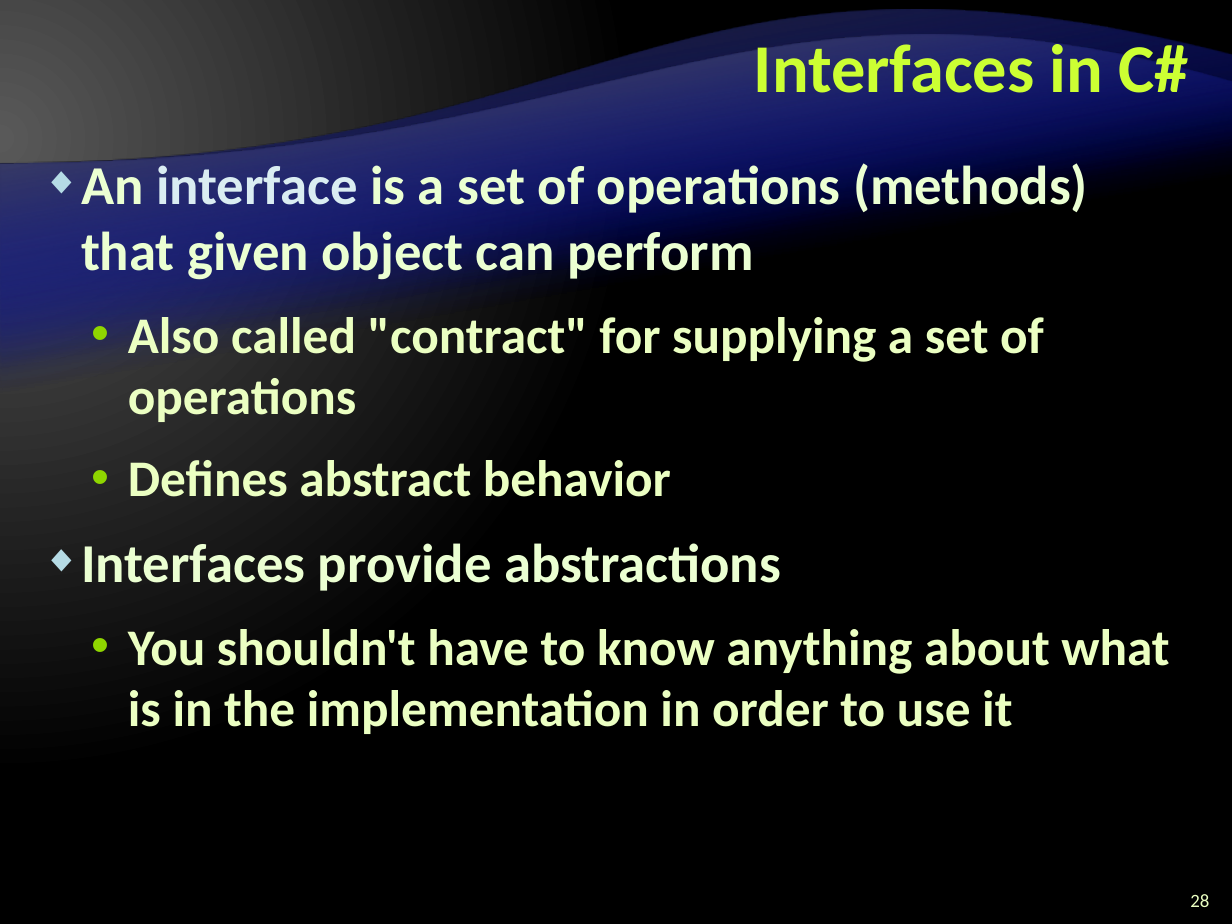
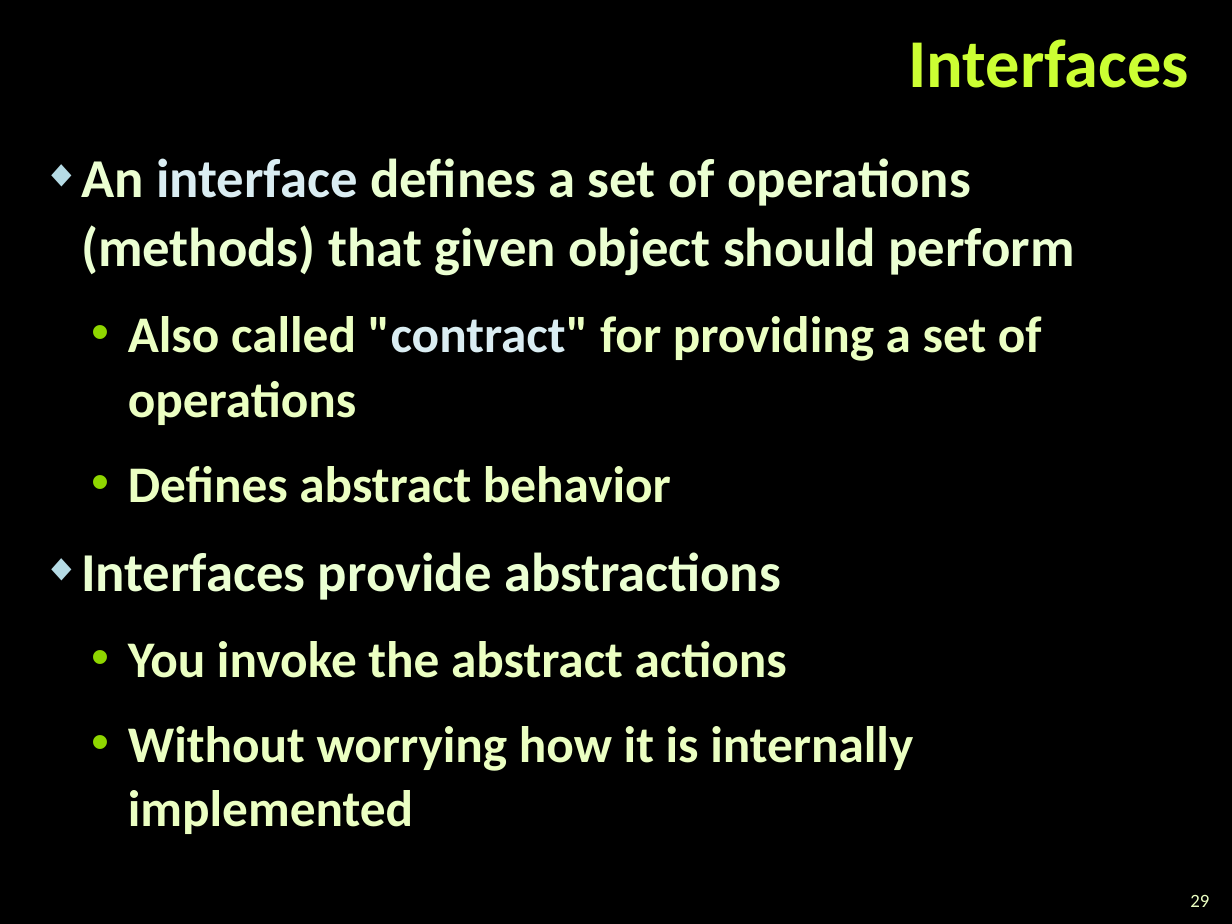
Before and after one commit to zlatkov/Telerik-Academy, a slide deck: slide 29 of C#OOP/Object-Oriented-Programming-Principles-Part-I.pptx (slide 28 before the commit). Drawn at 1232x924 pixels with LibreOffice and Linux fonts; fonts in the diff are those of the drawing; background and template pictures are left out. Boxes give left, top, right and bottom in pixels: in the first picture for what was removed or moved away, otherwise in the second. Text is boxed around its words. In the diff, an @@ line names an element or a change of style, - is before the commit and + after.

```diff
--- a/C#OOP/Object-Oriented-Programming-Principles-Part-I.pptx
+++ b/C#OOP/Object-Oriented-Programming-Principles-Part-I.pptx
@@ background gradient #595959 to #000000 to picture (left out) @@
@@ freeform shape removed at bbox=[0, 55, 1232, 804] @@
@@ freeform shape removed at bbox=[0, 55, 1232, 804] @@
@@ title at bbox=[909, 39, 1189, 88]: text changed @@
-Interfaces in C#
+Interfaces
@@ freeform shape removed at bbox=[0, 83, 1232, 686] @@
@@ freeform shape removed at bbox=[0, 83, 1232, 686] @@
@@ text at bbox=[81, 158, 1074, 425]: text changed @@
-◆ An interface is a set of operations (methods) that given object can perform
-  • Also called "contract" for supplying a set of operations
+◆ An interface defines a set of operations (methods) that given object should perform
+  • Also called "contract" for providing a set of operations
@@ text at bbox=[81, 466, 781, 600]: line spacing 1 to 1.05 @@
@@ text at bbox=[128, 641, 913, 834]: text changed @@
-  • You shouldn't have to know anything about what is in the implementation in order to use it
+  • You invoke the abstract actions
+  • Without worrying how it is internally implemented
@@ page number at bbox=[1190, 894, 1209, 907]: text changed @@
-28
+29
```
Also in this commit, not shown: 41 other slides changed, 15 slides added, 2 slides removed, 37 other files.
